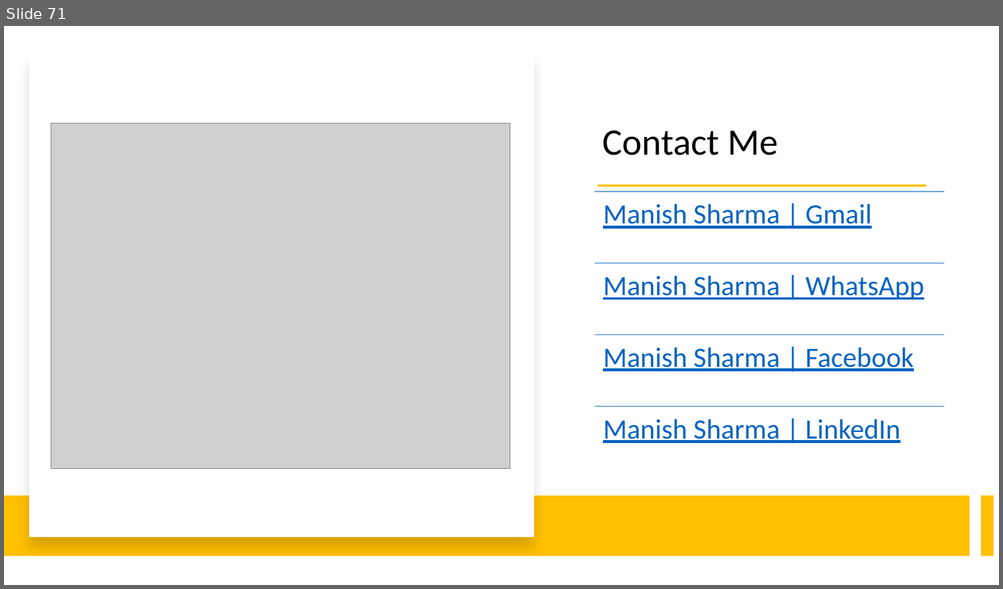
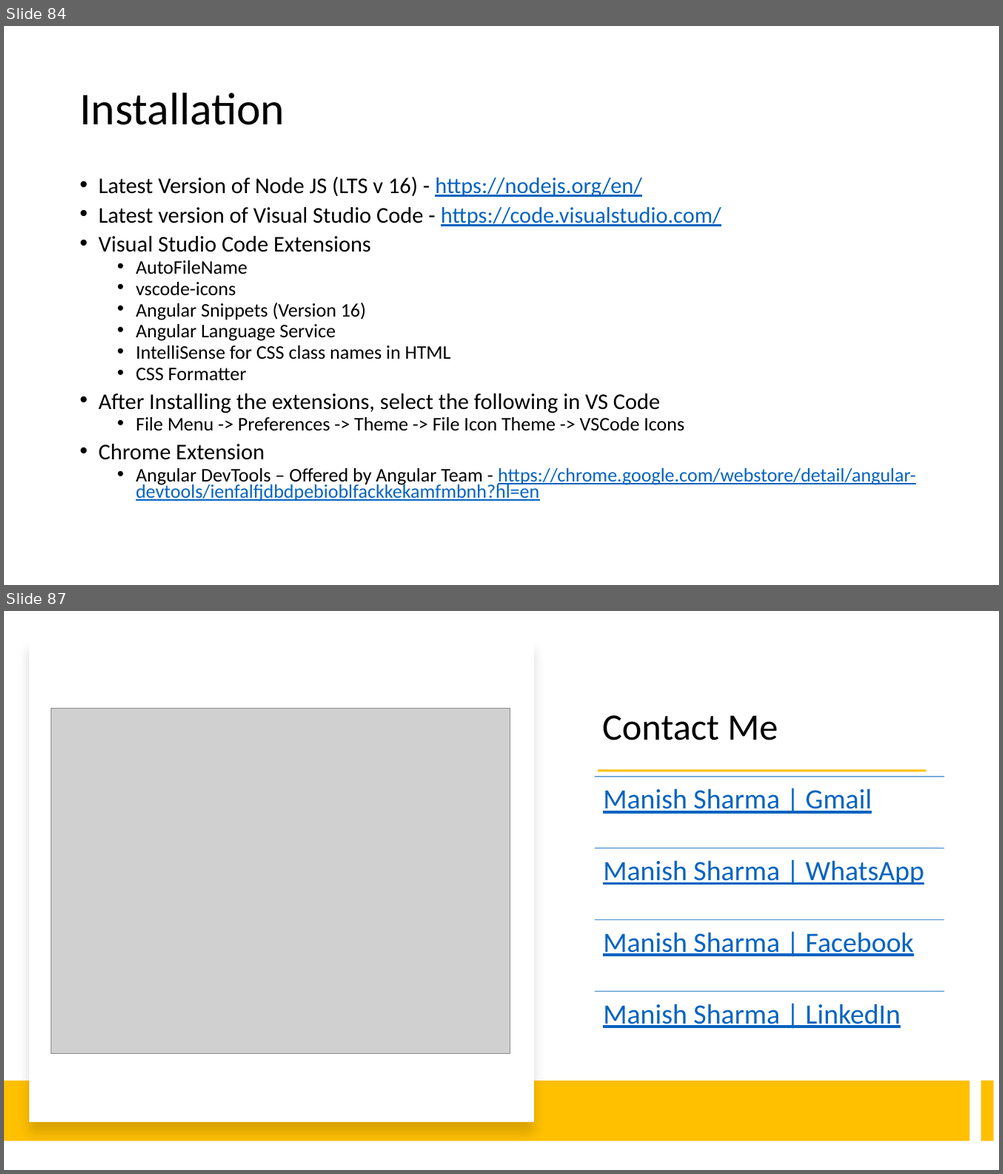
Before and after one commit to explore-with-manish/BFL_Byte_Jul23, a slide deck: Ng-Byte.pptx. Shown one above the other, each under a label of ours: slide 71 before the commit, slides 84 and 87 after it; the slides between them are not shown. The pictures are 1003x589 and 1003x1174 pixels, drawn with LibreOffice and Linux fonts; fonts in the diff are those of the drawing; grey boxes stand for pictures. Boxes give left, top, right and bottom in pixels: in the first picture for what was removed or moved away, otherwise in the second. Text is boxed around its words. In the diff, an @@ line names an element or a change of style, - is before the commit and + after.

```diff
--- a/Ng-Byte.pptx
+++ b/Ng-Byte.pptx
@@ slide 84 added at [4,26,999,585], background #FFFFFF @@
@@ title added at [79,93,284,125], 44 pt, text #000000 @@
+Installation
@@ text added at [99,177,916,502], 18.6 pt, text #000000 @@
+• Latest Version of Node JS (LTS v 16) - https://nodejs.org/en/
+• Latest version of Visual Studio Code - https://code.visualstudio.com/
+• Visual Studio Code Extensions
+  • AutoFileName
+  • vscode-icons
+  • Angular Snippets (Version 16)
+  • Angular Language Service
+  • IntelliSense for CSS class names in HTML
+  • CSS Formatter
+• After Installing the extensions, select the following in VS Code
+  • File Menu -> Preferences -> Theme -> File Icon Theme -> VSCode Icons
+• Chrome Extension
+  • Angular DevTools – Offered by Angular Team - https://chrome.google.com/webstore/detail/angular-devtools/ienfalfjdbdpebioblfackkekamfmbnh?hl=en
@@ what was slide 71 is now slide 87 @@
```
Also in this commit, not shown: 15 other slides added, 4 other files.
